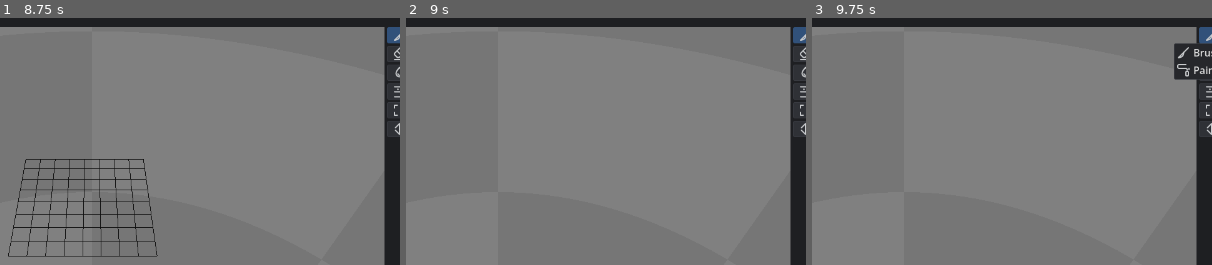
Above: before the commit, frames 1-3 (left to right).
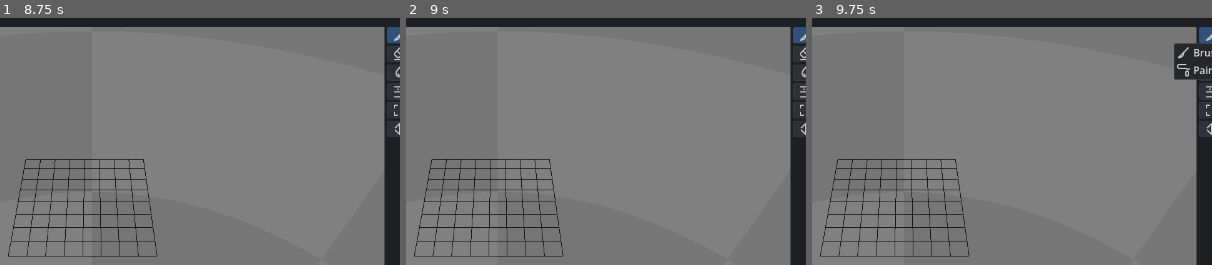
Above: after the commit, the same moments.

Repository: LeonardMeagher2/LVE
Game: Godot game, scene res://ui/main.tscn
The game is run twice, just before and just after one commit, with the same random seed, the same clock (stepped at 60 frames per second) and the same inputs.
Inputs (mouse positions are % of the whole screen's width and height, from its top left):
- Up to frame 1 (8.75 s): click (2, 80) at 0.5 s; click (2, 80) at 1.25 s; click (9, 80) at 2 s; click (9, 80) at 2.75 s; click (12, 80) at 3.5 s; click (12, 80) at 4.25 s; click "File" at 5 s; click "Edit" at 5.75 s; click "View" at 6.5 s; click "Pixel Perfect" at 7.25 s; click "1:1" at 8 s
- Up to frame 2 (9 s): click (95, 76) at 8.75 s
- Up to frame 3 (9.75 s): click (98, 10) at 9.5 s
The pictures show only the part of the screen within x 48-98%, y 6-56%; the shares and areas given below are measured in that part.

Frame 1 is identical in both runs. In frame 2, 2.0% of the frame differs, in the area x 2-40%, y 57-97%; in frame 3, 2.0%.
Error after the commit: Invalid access to property or key 'zoom_changed' on a base object of type 'null instance'. (res://viewport/editor_viewport.gd:19)

Commit message:
Use camera forward for view plane instead of ray direction
The drawing plane now follows the camera view direction, not the
per-pixel ray normal. This ensures consistent plane selection
regardless of where the user clicks in the viewport.

- PickRequest gains forward field
- VoxelPicking.view_plane and ground_pick accept forward parameter
- VoxelTool._forward returns camera forward vector
- BrushTool uses _forward for plane calculation
- All tests updated for new forward parameter

Diff:
--- a/tests/brush_modes.gd
+++ b/tests/brush_modes.gd
@@ -16,7 +16,7 @@
 
 func _run() -> void:
 	step("Given a gray voxel where the center ray lands and the brush in add mode", func():
-		_vp = _inst.get_node("Content/Root/Body/CenterPane/ViewportContainer/Viewport/Editor")
+		_vp = editor_viewport(_inst)
 		var svp := _vp.get_viewport()
 		var container := svp.get_parent()
 		container.stretch = false
--- a/tests/camera.gd
+++ b/tests/camera.gd
@@ -17,7 +17,7 @@
 
 func _run() -> void:
 	step("Given an editor with a voxel viewport", func():
-		_vp = _inst.get_node("Content/Root/Body/CenterPane/ViewportContainer/Viewport/Editor")
+		_vp = editor_viewport(_inst)
 		var svp := _vp.get_viewport()
 		var vsize: Vector2i = svp.size
 		if vsize.x <= 0 or vsize.y <= 0:
--- a/tests/color_pick.gd
+++ b/tests/color_pick.gd
@@ -14,7 +14,7 @@
 
 func _run() -> void:
 	step("Given a brush and an empty grid", func():
-		_vp = _inst.get_node("Content/Root/Body/CenterPane/ViewportContainer/Viewport/Editor")
+		_vp = editor_viewport(_inst)
 		var svp := _vp.get_viewport()
 		var container := svp.get_parent()
 		container.stretch = false
@@ -24,14 +24,14 @@
 	)
 
 	step("When the user picks a color in the toolbar", func():
-		var picker: CompactColorPicker = _inst.get_node("Content/Root/Body/LeftPane/ColorPicker")
+		var picker := _inst.get_node("%LeftPane").get_node("%ColorPicker") as CompactColorPicker
 		picker.color = Color8(200, 60, 60)
 		picker.color_changed.emit(picker.color)
 	)
 
 	step("Then the brush paints with the picked color", func():
 		var req := _vp.pick_request(_center)
-		var target := VoxelPicking.start_pick(req.origin, req.dir, req.cells).target
+		var target := VoxelPicking.start_pick(req.origin, req.dir, req.cells, req.forward).target
 		var click := InputEventMouseButton.new()
 		click.button_index = MOUSE_BUTTON_LEFT
 		click.pressed = true
--- a/tests/erase_drag.gd
+++ b/tests/erase_drag.gd
@@ -16,7 +16,7 @@
 
 func _run() -> void:
 	step("Given a row of voxels under the drag path", func():
-		_vp = _inst.get_node("Content/Root/Body/CenterPane/ViewportContainer/Viewport/Editor")
+		_vp = editor_viewport(_inst)
 		var svp := _vp.get_viewport()
 		var container := svp.get_parent()
 		container.stretch = false
--- a/tests/erase_drag_visual.gd
+++ b/tests/erase_drag_visual.gd
@@ -16,7 +16,7 @@
 
 func _run() -> void:
 	step("Given an eraser and a row of voxels under the drag path", func():
-		_vp = _inst.get_node("Content/Root/Body/CenterPane/ViewportContainer/Viewport/Editor")
+		_vp = editor_viewport(_inst)
 		var svp := _vp.get_viewport()
 		var container := svp.get_parent()
 		container.stretch = false
--- a/tests/erase_hover.gd
+++ b/tests/erase_hover.gd
@@ -14,7 +14,7 @@
 
 func _run() -> void:
 	step("Given an eraser on an empty grid", func():
-		_vp = _inst.get_node("Content/Root/Body/CenterPane/ViewportContainer/Viewport/Editor")
+		_vp = editor_viewport(_inst)
 		var svp := _vp.get_viewport()
 		var container := svp.get_parent()
 		container.stretch = false
@@ -33,7 +33,7 @@
 	step("Then the highlight is visible at the cursor cell", func():
 		var v: Node3D = _vp._tool.visual
 		var req := _vp.pick_request(_center)
-		var target := VoxelPicking.start_pick(req.origin, req.dir, req.cells).target
+		var target := VoxelPicking.start_pick(req.origin, req.dir, req.cells, req.forward).target
 		expect(v.visible, "the highlight is visible")
 		expect(v.position == Vector3(target), "the highlight is at the cursor cell")
 	)
--- a/tests/mask.gd
+++ b/tests/mask.gd
@@ -17,7 +17,7 @@
 
 func _run() -> void:
 	step("Given a selected box around the center and the brush in add mode", func():
-		_vp = _inst.get_node("Content/Root/Body/CenterPane/ViewportContainer/Viewport/Editor")
+		_vp = editor_viewport(_inst)
 		var svp := _vp.get_viewport()
 		var container := svp.get_parent()
 		container.stretch = false
--- a/tests/menus.gd
+++ b/tests/menus.gd
@@ -13,7 +13,7 @@
 
 func _run() -> void:
 	step("Given the editor is open", func():
-		_file_menu = _inst.get_node("Content/Root/MenuBar/File")
+		_file_menu = _inst.get_node("%MenuBar").get_node("%File")
 	)
 
 	step("Then the File menu lists New, Open, Save, Save As, and Quit", func():
--- a/tests/move.gd
+++ b/tests/move.gd
@@ -20,7 +20,7 @@
 
 func _run() -> void:
 	step("Given a selected voxel, an obstacle, and the move tool", func():
-		_vp = _inst.get_node("Content/Root/Body/CenterPane/ViewportContainer/Viewport/Editor")
+		_vp = editor_viewport(_inst)
 		var svp := _vp.get_viewport()
 		var container := svp.get_parent()
 		container.stretch = false
--- a/tests/move_adjacent.gd
+++ b/tests/move_adjacent.gd
@@ -18,7 +18,7 @@
 
 func _run() -> void:
 	step("Given two adjacent selected voxels, an obstacle, and the move tool", func():
-		_vp = _inst.get_node("Content/Root/Body/CenterPane/ViewportContainer/Viewport/Editor")
+		_vp = editor_viewport(_inst)
 		var svp := _vp.get_viewport()
 		var container := svp.get_parent()
 		container.stretch = false
--- a/tests/move_all.gd
+++ b/tests/move_all.gd
@@ -17,7 +17,7 @@
 
 func _run() -> void:
 	step("Given two voxels, no selection, and the move tool", func():
-		_vp = _inst.get_node("Content/Root/Body/CenterPane/ViewportContainer/Viewport/Editor")
+		_vp = editor_viewport(_inst)
 		var svp := _vp.get_viewport()
 		var container := svp.get_parent()
 		container.stretch = false
--- a/tests/move_keys.gd
+++ b/tests/move_keys.gd
@@ -15,7 +15,7 @@
 
 func _run() -> void:
 	step("Given a selected voxel and the move tool", func():
-		_vp = _inst.get_node("Content/Root/Body/CenterPane/ViewportContainer/Viewport/Editor")
+		_vp = editor_viewport(_inst)
 		var svp := _vp.get_viewport()
 		var container := svp.get_parent()
 		container.stretch = false
--- a/tests/paint.gd
+++ b/tests/paint.gd
@@ -16,7 +16,7 @@
 func _run() -> void:
 	step("Given a red brush on an empty grid", func():
 		State.current_color = Color8(200, 60, 60)
-		_vp = _inst.get_node("Content/Root/Body/CenterPane/ViewportContainer/Viewport/Editor")
+		_vp = editor_viewport(_inst)
 		var svp := _vp.get_viewport()
 		var container := svp.get_parent()
 		container.stretch = false
@@ -26,7 +26,7 @@
 
 	step("When the user presses and drags the viewport", func():
 		var req := _vp.pick_request(_center)
-		_pressed = VoxelPicking.start_pick(req.origin, req.dir, req.cells).target
+		_pressed = VoxelPicking.start_pick(req.origin, req.dir, req.cells, req.forward).target
 		var press := InputEventMouseButton.new()
 		press.button_index = MOUSE_BUTTON_LEFT
 		press.pressed = true
--- a/tests/pixel_perfect_tool.gd
+++ b/tests/pixel_perfect_tool.gd
@@ -17,7 +17,7 @@
 	step("Given a brush with pixel perfect enabled", func():
 		State.current_color = Color8(200, 60, 60)
 		State.pixel_perfect = true
-		_vp = _inst.get_node("Content/Root/Body/CenterPane/ViewportContainer/Viewport/Editor")
+		_vp = editor_viewport(_inst)
 		var svp := _vp.get_viewport()
 		var container := svp.get_parent()
 		container.stretch = false
@@ -46,7 +46,7 @@
 		release.position = pos
 		_vp.get_viewport().push_input(release)
 		var req_end := _vp.pick_request(pos)
-		_mouse_end = VoxelPicking.start_pick(req_end.origin, req_end.dir, req_end.cells).target
+		_mouse_end = VoxelPicking.start_pick(req_end.origin, req_end.dir, req_end.cells, req_end.forward).target
 	)
 
 	step("Then the stroke is connected and the cursor cell is painted", func():
--- a/tests/playback.gd
+++ b/tests/playback.gd
@@ -13,7 +13,7 @@
 
 func _run() -> void:
 	step("Given a document with two distinct frames", func():
-		_vp = _inst.get_node("Content/Root/Body/CenterPane/ViewportContainer/Viewport/Editor")
+		_vp = editor_viewport(_inst)
 		State.document.add_frame()
 		State.document.frames[1].cells[Vector3i(9, 0, 9)] = State.document.ensure_color(State.current_color)
 		State.document.frames[0].delay_ms = 250
--- a/tests/selection.gd
+++ b/tests/selection.gd
@@ -14,7 +14,7 @@
 
 func _run() -> void:
 	step("Given the select tool on an empty grid", func():
-		_vp = _inst.get_node("Content/Root/Body/CenterPane/ViewportContainer/Viewport/Editor")
+		_vp = editor_viewport(_inst)
 		State.set_tool(State.tools.select)
 		var svp := _vp.get_viewport()
 		var vsize: Vector2i = svp.size
@@ -46,7 +46,7 @@
 	step("Then the dragged volume is selected", func():
 		expect(not State.selection.is_empty(), "selection is not empty")
 		var req := _vp.pick_request(_center)
-		var pressed := VoxelPicking.start_pick(req.origin, req.dir, req.cells).target
+		var pressed := VoxelPicking.start_pick(req.origin, req.dir, req.cells, req.forward).target
 		expect(State.selection.contains(pressed), "the pressed cell is selected")
 	)
 
--- a/tests/selection_click.gd
+++ b/tests/selection_click.gd
@@ -14,7 +14,7 @@
 
 func _run() -> void:
 	step("Given the select tool on an empty grid", func():
-		_vp = _inst.get_node("Content/Root/Body/CenterPane/ViewportContainer/Viewport/Editor")
+		_vp = editor_viewport(_inst)
 		State.set_tool(State.tools.select)
 		var svp := _vp.get_viewport()
 		var vsize: Vector2i = svp.size
@@ -31,7 +31,7 @@
 	step("Then a one-cell selection exists", func():
 		expect(not State.selection.is_empty(), "selection is not empty")
 		var req := _vp.pick_request(_center)
-		var cell := VoxelPicking.start_pick(req.origin, req.dir, req.cells).target
+		var cell := VoxelPicking.start_pick(req.origin, req.dir, req.cells, req.forward).target
 		expect(State.selection.cells.size() == 1, "selection holds one cell")
 		expect(State.selection.contains(cell), "the clicked cell is selected")
 	)
--- a/tests/sparse.gd
+++ b/tests/sparse.gd
@@ -14,7 +14,7 @@
 
 func _run() -> void:
 	step("Given an empty editor", func():
-		_vp = _inst.get_node("Content/Root/Body/CenterPane/ViewportContainer/Viewport/Editor")
+		_vp = editor_viewport(_inst)
 	)
 
 	step("When the user paints a cell beyond the original 16x16 extent", func():
@@ -40,7 +40,7 @@
 	)
 
 	step("When the user aims at the floor past the original grid", func():
-		_far_pick = VoxelPicking.ground_pick(Vector3(30, 10, 30), Vector3(0, -1, 0)).target
+		_far_pick = VoxelPicking.ground_pick(Vector3(30, 10, 30), Vector3(0, -1, 0), Vector3(0, -1, 0)).target
 	)
 
 	step("Then the pick lands on the far floor cell", func():
--- a/tests/stroke_connect.gd
+++ b/tests/stroke_connect.gd
@@ -17,7 +17,7 @@
 func _run() -> void:
 	step("Given a brush on an empty grid", func():
 		State.current_color = Color8(200, 60, 60)
-		_vp = _inst.get_node("Content/Root/Body/CenterPane/ViewportContainer/Viewport/Editor")
+		_vp = editor_viewport(_inst)
 		var svp := _vp.get_viewport()
 		var container := svp.get_parent()
 		container.stretch = false
--- a/tests/toolbar_modes.gd
+++ b/tests/toolbar_modes.gd
@@ -2,35 +2,32 @@
 
 var _inst: Node = null
 var _toolbar: EditorToolStrip
-var _brush_button: Button
+var _brush_button: MenuButton
 
 
 func _ready() -> void:
 	var scene: PackedScene = load("res://ui/main.tscn")
 	_inst = scene.instantiate()
 	get_tree().root.add_child.call_deferred(_inst)
-	test("a long press on a tool button opens its mode menu", _run)
+	test("the brush button lists its modes and switches tools", _run)
 
 
 func _run() -> void:
-	step("Given the toolbar with a brush button", func():
-		_toolbar = _inst.get_node("Content/Root/Body/RightStrip")
-		_brush_button = _toolbar._tool_buttons[0]
-		expect(_toolbar._tool_buttons.size() == 6, "the toolbar shows one button per tool")
+	step("Given the toolbar with a brush menu button", func():
+		_toolbar = _inst.get_node("%RightStrip")
+		_brush_button = _toolbar.get_child(0)
+		expect(_brush_button is MenuButton, "the brush tool is a menu button")
 	)
 
-	step("When the user holds the brush button for half a second", func():
-		_brush_button.button_down.emit()
-	)
-	await get_tree().create_timer(0.7).timeout
-
-	step("Then a menu lists the brush modes", func():
-		expect(_toolbar._menu.visible, "the mode menu opens")
-		expect(_toolbar._menu.item_count == 2, "the menu lists both brush modes")
+	step("Then its popup lists the brush modes", func():
+		var popup := _brush_button.get_popup()
+		expect(popup.item_count == 2, "the menu lists both brush modes")
+		expect(popup.get_item_text(0) == "Brush", "first mode is Brush")
+		expect(popup.get_item_text(1) == "Paint", "second mode is Paint")
 	)
 
 	step("When the user selects the paint mode", func():
-		_toolbar._menu.id_pressed.emit(1)
+		_brush_button.get_popup().index_pressed.emit(1)
 	)
 
 	step("Then the paint mode is active and the button shows it", func():
--- a/tests/undo_redo.gd
+++ b/tests/undo_redo.gd
@@ -15,7 +15,7 @@
 
 func _run() -> void:
 	step("Given an editor with a fresh document", func():
-		_vp = _inst.get_node("Content/Root/Body/CenterPane/ViewportContainer/Viewport/Editor")
+		_vp = editor_viewport(_inst)
 		var svp := _vp.get_viewport()
 		var container := svp.get_parent()
 		container.stretch = false
@@ -25,7 +25,7 @@
 
 	step("When the user paints a voxel at the cursor", func():
 		var req := _vp.pick_request(_center)
-		_painted = VoxelPicking.start_pick(req.origin, req.dir, req.cells).target
+		_painted = VoxelPicking.start_pick(req.origin, req.dir, req.cells, req.forward).target
 		var click := InputEventMouseButton.new()
 		click.button_index = MOUSE_BUTTON_LEFT
 		click.pressed = true
--- a/tests/viewport_paint.gd
+++ b/tests/viewport_paint.gd
@@ -16,7 +16,7 @@
 func _run() -> void:
 	step("Given an editor with a red brush and a voxel viewport", func():
 		State.current_color = Color8(200, 60, 60)
-		_vp = _inst.get_node("Content/Root/Body/CenterPane/ViewportContainer/Viewport/Editor")
+		_vp = editor_viewport(_inst)
 		var svp := _vp.get_viewport()
 		var vsize: Vector2i = svp.size
 		if vsize.x <= 0 or vsize.y <= 0:
@@ -27,7 +27,7 @@
 
 	step("When the user clicks the center of the viewport", func():
 		var req := _vp.pick_request(_center)
-		_pick_target = VoxelPicking.start_pick(req.origin, req.dir, req.cells).target
+		_pick_target = VoxelPicking.start_pick(req.origin, req.dir, req.cells, req.forward).target
 		var click := InputEventMouseButton.new()
 		click.button_index = MOUSE_BUTTON_LEFT
 		click.pressed = true
--- a/tests/work_plane.gd
+++ b/tests/work_plane.gd
@@ -3,20 +3,22 @@
 var _inst: Node = null
 var _vp: EditorViewport
 var _center := Vector2.ZERO
-var _floor_pick := State.NONE
-var _voxel_pick := State.NONE
+var _top: PickResult
+var _bottom: PickResult
+var _before: Dictionary = {}
+var _last_drag := Vector2.ZERO
 
 
 func _ready() -> void:
 	var scene: PackedScene = load("res://ui/main.tscn")
 	_inst = scene.instantiate()
 	get_tree().root.add_child.call_deferred(_inst)
-	test("anchors a drag to the plane through the clicked point", _run)
+	test("the drawing plane follows the view direction, not the click position", _run)
 
 
 func _run() -> void:
 	step("Given the editor viewport at its default view", func():
-		_vp = _inst.get_node("Content/Root/Body/CenterPane/ViewportContainer/Viewport/Editor")
+		_vp = editor_viewport(_inst)
 		var svp := _vp.get_viewport()
 		var vsize: Vector2i = svp.size
 		if vsize.x <= 0 or vsize.y <= 0:
@@ -25,27 +27,70 @@
 		_center = Vector2(vsize.x * 0.5, vsize.y * 0.5)
 	)
 
-	step("When the user aims at the center of the empty grid", func():
-		var req := _vp.pick_request(_center)
-		_floor_pick = VoxelPicking.start_pick(req.origin, req.dir, req.cells).target
+	step("When the user aims at the top and bottom of the viewport", func():
+		var svp := _vp.get_viewport()
+		_top = aim(_vp, Vector2(_center.x, 60.0))
+		_bottom = aim(_vp, Vector2(_center.x, float(svp.size.y) - 60.0))
 	)
 
-	step("Then the aim lands on the floor", func():
-		expect(_floor_pick != State.NONE, "the aim hits the grid")
-		expect(_floor_pick.y == 0, "the aim is on the floor layer")
+	step("Then both aims get the same plane axis", func():
+		expect(_top.plane != null, "the top aim has a plane")
+		expect(_bottom.plane != null, "the bottom aim has a plane")
+		expect(_top.plane.axis == _bottom.plane.axis, "the plane axis is the same at top and bottom")
 	)
 
-	step("Given a voxel where the center ray lands", func():
-		State.document.frames[0].cells[_floor_pick] = State.document.ensure_color(State.current_color)
+	step("Given a voxel above the floor at the center aim", func():
+		State.document.frames[0].cells[Vector3i(-3, 3, 0)] = State.document.ensure_color(State.current_color)
 		_vp.sync_to(0)
 	)
 
-	step("When the user aims at the center of the viewport", func():
-		var req := _vp.pick_request(_center)
-		_voxel_pick = VoxelPicking.start_pick(req.origin, req.dir, req.cells).target
+	step("When the user presses the voxel and drags down", func():
+		_before = State.document.frames[0].cells.duplicate()
+		_press(_center)
+		_drag_to(_center + Vector2(0.0, 40.0))
+		_drag_to(_center + Vector2(0.0, 80.0))
+		_drag_to(_center + Vector2(0.0, 120.0))
+		_release()
 	)
 
-	step("Then the aim lands on the clicked voxel", func():
-		expect(_voxel_pick != State.NONE, "the aim hits the voxel")
-		expect(_voxel_pick == _floor_pick, "the aim is the voxel the ray hits")
+	step("Then the stroke stays on one plane", func():
+		var frame: VoxelFrame = State.document.frames[0]
+		var drawn := 0
+		var layer := -1
+		var same := true
+		for c in frame.cells:
+			if _before.has(c):
+				continue
+			drawn += 1
+			if layer == -1:
+				layer = c.y
+			elif c.y != layer:
+				same = false
+		expect(drawn > 1, "the drag painted a stroke")
+		expect(same, "every painted cell is on the same layer")
 	)
+
+
+func _press(pos: Vector2) -> void:
+	var press := InputEventMouseButton.new()
+	press.button_index = MOUSE_BUTTON_LEFT
+	press.pressed = true
+	press.position = pos
+	_vp.get_viewport().push_input(press)
+
+
+func _drag_to(pos: Vector2) -> void:
+	_last_drag = pos
+	var motion := InputEventMouseMotion.new()
+	motion.position = pos
+	motion.relative = Vector2.ZERO
+	motion.button_mask = MOUSE_BUTTON_MASK_LEFT
+	_vp.get_viewport().push_input(motion)
+
+
+func _release() -> void:
+	var release := InputEventMouseButton.new()
+	release.button_index = MOUSE_BUTTON_LEFT
+	release.pressed = false
+	release.position = _last_drag
+	_vp.get_viewport().push_input(release)
--- a/tools/brush/brush_tool.gd
+++ b/tools/brush/brush_tool.gd
@@ -7,14 +7,14 @@
 	if not _add_mode() or pick.add_target == State.NONE:
 		return pick
 	pick.target = pick.add_target
-	pick.plane = VoxelPicking.view_plane(pick.target, origin, dir)
+	pick.plane = VoxelPicking.view_plane(pick.target, origin, _forward())
 	return pick
 
 
 func pick_drag(request: PickRequest) -> PickResult:
 	if _add_mode():
 		return super.pick_drag(request)
-	return VoxelPicking.start_pick(request.origin, request.dir, request.cells)
+	return VoxelPicking.start_pick(request.origin, request.dir, request.cells, request.forward)
 
 
 func apply(target: Vector3i, hit: Vector3i) -> bool:
--- a/tools/voxel_tool.gd
+++ b/tools/voxel_tool.gd
@@ -39,6 +39,13 @@
 	if cam == null:
 		return [Vector3.ZERO, Vector3.ZERO]
 	return [cam.project_ray_origin(pos), cam.project_ray_normal(pos)]
+
+
+func _forward() -> Vector3:
+	var cam := get_viewport().get_camera_3d()
+	if cam == null:
+		return Vector3.BACK
+	return -cam.basis.z
 
 
 func _accepts(event: InputEvent) -> bool:
@@ -202,11 +209,12 @@
 	req.dir = dir
 	req.cells = State.document.frames[State.current_frame].cells
 	req.plane = plane
+	req.forward = _forward()
 	return req
 
 
 func pick_start(request: PickRequest) -> PickResult:
-	return VoxelPicking.start_pick(request.origin, request.dir, request.cells)
+	return VoxelPicking.start_pick(request.origin, request.dir, request.cells, request.forward)
 
 
 func pick_drag(request: PickRequest) -> PickResult:
--- a/viewport/editor_viewport.gd
+++ b/viewport/editor_viewport.gd
@@ -7,11 +7,11 @@
 var _tool: VoxelTool
 var _tools := {}
 
-@onready var camera_rig: EditorCameraRig = $CameraRig
-@onready var _grid: GridRenderer = $Grid
-@onready var _voxels: VoxelRenderer = $Voxels
-@onready var _playback: PlaybackAnimator = $Playback
-@onready var _tool_layer: Node3D = $ToolLayer
+@onready var camera_rig: EditorCameraRig = %CameraRig
+@onready var _grid: GridRenderer = %Grid
+@onready var _voxels: VoxelRenderer = %Voxels
+@onready var _playback: PlaybackAnimator = %Playback
+@onready var _tool_layer: Node3D = %ToolLayer
 
 
 func _ready() -> void:
@@ -86,4 +86,5 @@
 	req.origin = cam.project_ray_origin(pos)
 	req.dir = cam.project_ray_normal(pos)
 	req.cells = d.frames[fi].cells
+	req.forward = -cam.basis.z
 	return req
--- a/viewport/pick_request.gd
+++ b/viewport/pick_request.gd
@@ -5,3 +5,4 @@
 var dir := Vector3.ZERO
 var cells: Dictionary = {}
 var plane: StrokePlane = null
+var forward := Vector3.ZERO
--- a/viewport/voxel_picking.gd
+++ b/viewport/voxel_picking.gd
@@ -2,14 +2,14 @@
 extends RefCounted
 
 
-static func start_pick(origin: Vector3, dir: Vector3, cells: Dictionary) -> PickResult:
+static func start_pick(origin: Vector3, dir: Vector3, cells: Dictionary, forward: Vector3) -> PickResult:
 	var res := ray_voxel(origin, dir, cells)
 	if res.hit != State.NONE:
 		res.target = res.hit
 		res.add_target = res.hit + res.entry
-		res.plane = view_plane(res.target, origin, dir)
+		res.plane = view_plane(res.target, origin, forward)
 		return res
-	return ground_pick(origin, dir)
+	return ground_pick(origin, dir, forward)
 
 
 static func drag_pick(origin: Vector3, dir: Vector3, cells: Dictionary, plane: StrokePlane) -> PickResult:
@@ -28,8 +28,8 @@
 	return res
 
 
-static func view_plane(target: Vector3i, origin: Vector3, dir: Vector3) -> StrokePlane:
-	var f: Vector3 = -dir
+static func view_plane(target: Vector3i, origin: Vector3, forward: Vector3) -> StrokePlane:
+	var f: Vector3 = -forward
 	var axis := 0
 	if absf(f.y) >= absf(f.x) and absf(f.y) >= absf(f.z):
 		axis = 1
@@ -93,7 +93,7 @@
 	return res
 
 
-static func ground_pick(origin: Vector3, dir: Vector3) -> PickResult:
+static func ground_pick(origin: Vector3, dir: Vector3, forward: Vector3) -> PickResult:
 	if dir.y >= -1e-8:
 		return PickResult.new()
 	var t: float = (-0.5 - origin.y) / dir.y
@@ -104,5 +104,5 @@
 	var res := PickResult.new()
 	res.target = c
 	res.add_target = c
-	res.plane = view_plane(c, origin, dir)
+	res.plane = view_plane(c, origin, forward)
 	return res
